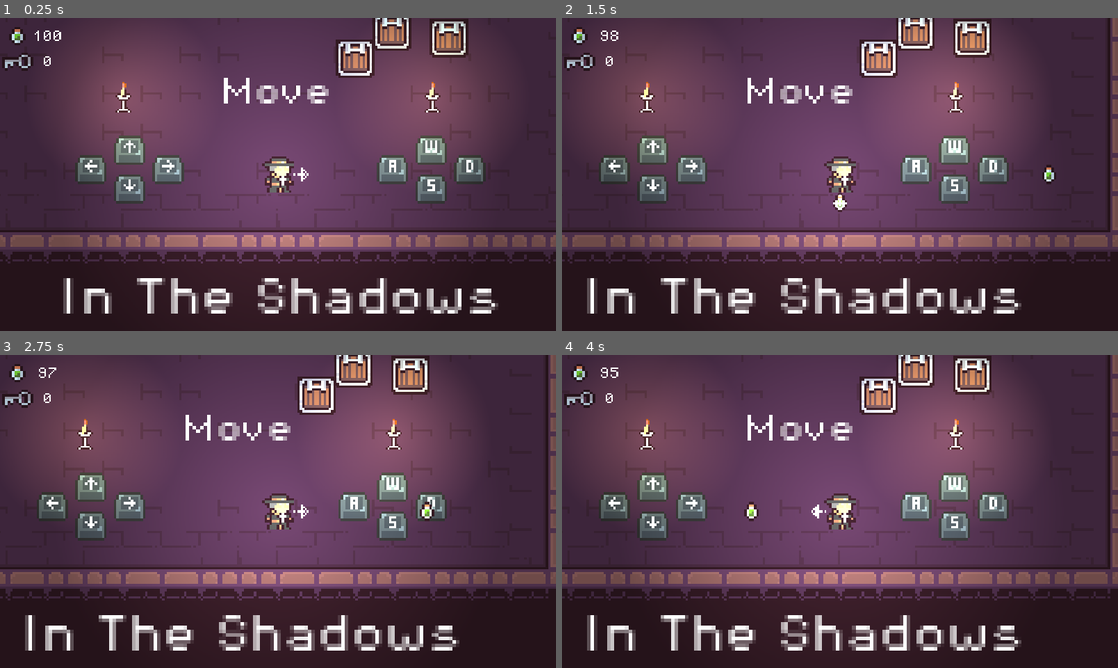
Above: before the commit, frames 1-4 (two rows, left to right).
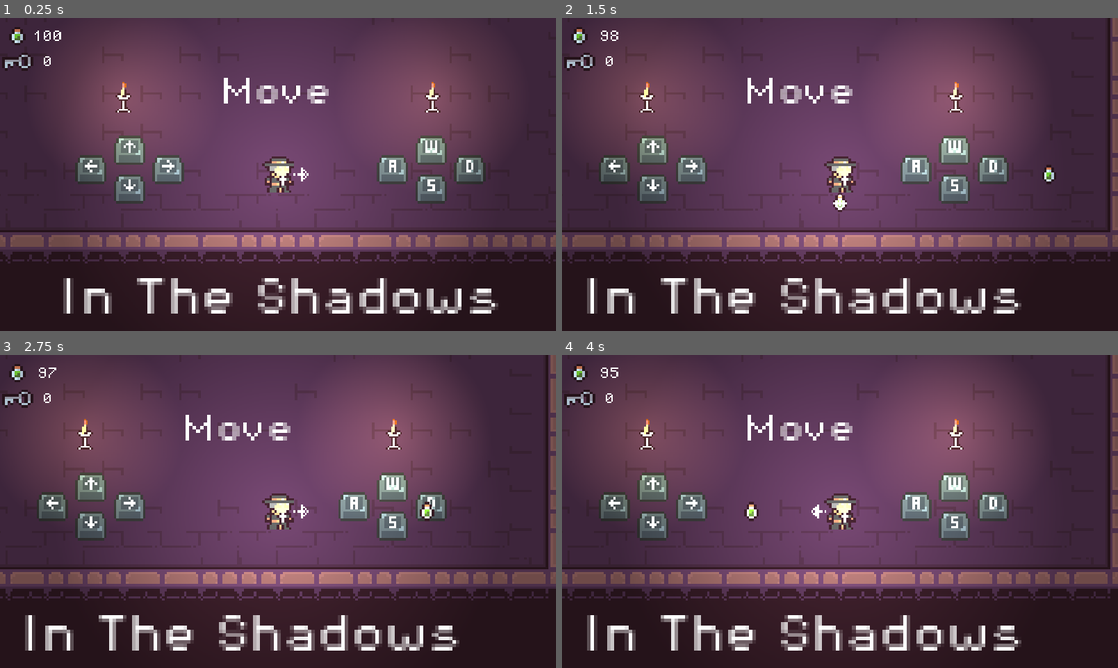
Above: after the commit, the same moments.

Repository: jmedina21/Pirate-Software-Jam-Jun-2024
Game: Godot game, scene res://Scenes/menu.tscn
Two runs of this game, one before a commit and one after it. Both use one fixed random seed, a clock stepped at 60 frames per second and the inputs below. Sound files missing from this copy of the repository are replaced by a short silence.
Inputs:
- Up to frame 1 (0.25 s): no input
- Up to frame 2 (1.5 s): hold D (right) 0.53-1.28 s; tap Space (action) at 0.6, 1.35 s; hold S (down) from 1.28 s (still down)
- Up to frame 3 (2.75 s): release S (down) at 2.03 s; hold D (right) from 2.03 s (still down); tap Space (action) at 2.1 s
- Up to frame 4 (4 s): release D (right) at 2.78 s; hold Up (up) 2.78-3.53 s; tap Space (action) at 2.85, 3.6 s; hold A (left) from 3.53 s (still down)

The runs differ from the first frame. In frame 1, 2.4% of the frame differs, in the area x 60-85%, y 0-20%; in frame 2, 2.4%; in frame 3, 2.4%; in frame 4, 2.4%.

Commit message:
add necromancer death animation

Diff:
--- a/Scenes/menu.tscn
+++ b/Scenes/menu.tscn
@@ -605,13 +605,67 @@
 position = Vector2(64, 8)
 
 [node name="hatch" parent="." instance=ExtResource("2_qlkti")]
-position = Vector2(32, -8)
+position = Vector2(-64, -112)
 target_scene = "res://Scenes/level_1.tscn"
 
+[node name="1" type="Label" parent="hatch"]
+anchors_preset = 8
+anchor_left = 0.5
+anchor_top = 0.5
+anchor_right = 0.5
+anchor_bottom = 0.5
+offset_left = -3.5
+offset_top = -20.0
+offset_right = 3.5
+offset_bottom = -12.0
+grow_horizontal = 2
+grow_vertical = 2
+theme_override_fonts/font = ExtResource("4_hle5c")
+theme_override_font_sizes/font_size = 8
+text = "1"
+horizontal_alignment = 1
+vertical_alignment = 1
+
 [node name="hatch2" parent="." instance=ExtResource("2_qlkti")]
-position = Vector2(47.2073, -19.2074)
+position = Vector2(0, -112)
 target_scene = "res://Scenes/level_2.tscn"
 
+[node name="2" type="Label" parent="hatch2"]
+anchors_preset = 8
+anchor_left = 0.5
+anchor_top = 0.5
+anchor_right = 0.5
+anchor_bottom = 0.5
+offset_left = -2.5
+offset_top = -20.0
+offset_right = 4.5
+offset_bottom = -12.0
+grow_horizontal = 2
+grow_vertical = 2
+theme_override_fonts/font = ExtResource("4_hle5c")
+theme_override_font_sizes/font_size = 8
+text = "2"
+horizontal_alignment = 1
+vertical_alignment = 1
+
 [node name="hatch3" parent="." instance=ExtResource("2_qlkti")]
-position = Vector2(70.8073, -16.4074)
+position = Vector2(64, -112)
 target_scene = "res://Scenes/level_3.tscn"
+
+[node name="3" type="Label" parent="hatch3"]
+anchors_preset = 8
+anchor_left = 0.5
+anchor_top = 0.5
+anchor_right = 0.5
+anchor_bottom = 0.5
+offset_left = -3.5
+offset_top = -20.0
+offset_right = 3.5
+offset_bottom = -12.0
+grow_horizontal = 2
+grow_vertical = 2
+theme_override_fonts/font = ExtResource("4_hle5c")
+theme_override_font_sizes/font_size = 8
+text = "3"
+horizontal_alignment = 1
+vertical_alignment = 1
--- a/Scenes/necromancer.tscn
+++ b/Scenes/necromancer.tscn
@@ -1,9 +1,10 @@
-[gd_scene load_steps=8 format=3 uid="uid://d2nsjiihjwir2"]
+[gd_scene load_steps=12 format=3 uid="uid://d2nsjiihjwir2"]
 
 [ext_resource type="Script" path="res://Scripts/necromancer.gd" id="1_ro6dv"]
 [ext_resource type="Texture2D" uid="uid://dr3cg8wpyr4r0" path="res://Assets/shadow enemy.png" id="1_s5axl"]
 [ext_resource type="Texture2D" uid="uid://dmqw6lh1jhguc" path="res://Assets/shadow enemy eyes closed2.png" id="2_kh3hk"]
 [ext_resource type="PackedScene" uid="uid://cyjtc8h2wx0va" path="res://Scenes/kill_zone.tscn" id="3_clvfj"]
+[ext_resource type="Texture2D" uid="uid://cpbp700t5abbo" path="res://Assets/necro death anim.png" id="5_31ieo"]
 
 [sub_resource type="RectangleShape2D" id="RectangleShape2D_o6adc"]
 size = Vector2(13, 14.875)
@@ -38,7 +39,93 @@
 }]
 
 [sub_resource type="RectangleShape2D" id="RectangleShape2D_qmjk4"]
-size = Vector2(15, 15)
+size = Vector2(15, 15.5)
+
+[sub_resource type="Animation" id="Animation_km18p"]
+resource_name = "death"
+length = 0.5
+step = 0.07
+tracks/0/type = "value"
+tracks/0/imported = false
+tracks/0/enabled = true
+tracks/0/path = NodePath("Sprite2D:hframes")
+tracks/0/interp = 1
+tracks/0/loop_wrap = true
+tracks/0/keys = {
+"times": PackedFloat32Array(0),
+"transitions": PackedFloat32Array(1),
+"update": 1,
+"values": [5]
+}
+tracks/1/type = "value"
+tracks/1/imported = false
+tracks/1/enabled = true
+tracks/1/path = NodePath("Sprite2D:vframes")
+tracks/1/interp = 1
+tracks/1/loop_wrap = true
+tracks/1/keys = {
+"times": PackedFloat32Array(0),
+"transitions": PackedFloat32Array(1),
+"update": 1,
+"values": [1]
+}
+tracks/2/type = "value"
+tracks/2/imported = false
+tracks/2/enabled = true
+tracks/2/path = NodePath("Sprite2D:frame")
+tracks/2/interp = 1
+tracks/2/loop_wrap = true
+tracks/2/keys = {
+"times": PackedFloat32Array(0, 0.07, 0.14, 0.21, 0.28),
+"transitions": PackedFloat32Array(1, 1, 1, 1, 1),
+"update": 1,
+"values": [0, 1, 2, 3, 4]
+}
+
+[sub_resource type="Animation" id="Animation_rmacg"]
+length = 0.001
+tracks/0/type = "value"
+tracks/0/imported = false
+tracks/0/enabled = true
+tracks/0/path = NodePath("Sprite2D:hframes")
+tracks/0/interp = 1
+tracks/0/loop_wrap = true
+tracks/0/keys = {
+"times": PackedFloat32Array(0),
+"transitions": PackedFloat32Array(1),
+"update": 1,
+"values": [5]
+}
+tracks/1/type = "value"
+tracks/1/imported = false
+tracks/1/enabled = true
+tracks/1/path = NodePath("Sprite2D:vframes")
+tracks/1/interp = 1
+tracks/1/loop_wrap = true
+tracks/1/keys = {
+"times": PackedFloat32Array(0),
+"transitions": PackedFloat32Array(1),
+"update": 1,
+"values": [1]
+}
+tracks/2/type = "value"
+tracks/2/imported = false
+tracks/2/enabled = true
+tracks/2/path = NodePath("Sprite2D:frame")
+tracks/2/interp = 1
+tracks/2/loop_wrap = true
+tracks/2/keys = {
+"times": PackedFloat32Array(0),
+"transitions": PackedFloat32Array(1),
+"update": 1,
+"values": [0]
+}
+
+[sub_resource type="AnimationLibrary" id="AnimationLibrary_6fgow"]
+_data = {
+"RESET": SubResource("Animation_rmacg"),
+"death": SubResource("Animation_km18p")
+}
 
 [node name="Necromancer" type="Area2D"]
 collision_layer = 4
@@ -46,16 +133,33 @@
 script = ExtResource("1_ro6dv")
 
 [node name="CollisionShape2D" type="CollisionShape2D" parent="."]
+visible = false
 position = Vector2(0, -0.5625)
 shape = SubResource("RectangleShape2D_o6adc")
 
 [node name="AnimatedSprite2D" type="AnimatedSprite2D" parent="."]
+visible = false
 sprite_frames = SubResource("SpriteFrames_p3g23")
 autoplay = "default"
-frame_progress = 0.458319
+frame = 1
+frame_progress = 0.55559
 
 [node name="KillZone" parent="." instance=ExtResource("3_clvfj")]
+visible = false
 
 [node name="CollisionShape2D" type="CollisionShape2D" parent="KillZone"]
+position = Vector2(0, -0.25)
 shape = SubResource("RectangleShape2D_qmjk4")
 debug_color = Color(0.915146, 0.268016, 0.289156, 0.42)
+
+[node name="death_animation" type="AnimationPlayer" parent="."]
+libraries = {
+"": SubResource("AnimationLibrary_6fgow")
+}
+
+[node name="Sprite2D" type="Sprite2D" parent="."]
+texture = ExtResource("5_31ieo")
+hframes = 5
+region_rect = Rect2(0, 0, 16, 16)
+
+[connection signal="animation_finished" from="death_animation" to="." method="_on_death_animation_animation_finished"]
--- a/Scripts/necromancer.gd
+++ b/Scripts/necromancer.gd
@@ -1,6 +1,10 @@
 extends Area2D
 signal boss_died(position)
+@onready var death_animation = $death_animation
 
 func on_death():
+	death_animation.play("death")
+
+func _on_death_animation_animation_finished(anim_name):
 	emit_signal("boss_died", global_position)
 	queue_free()
Binary file added: Assets/necro death anim.png
Not shown, added: Assets/necro death anim.png.import
